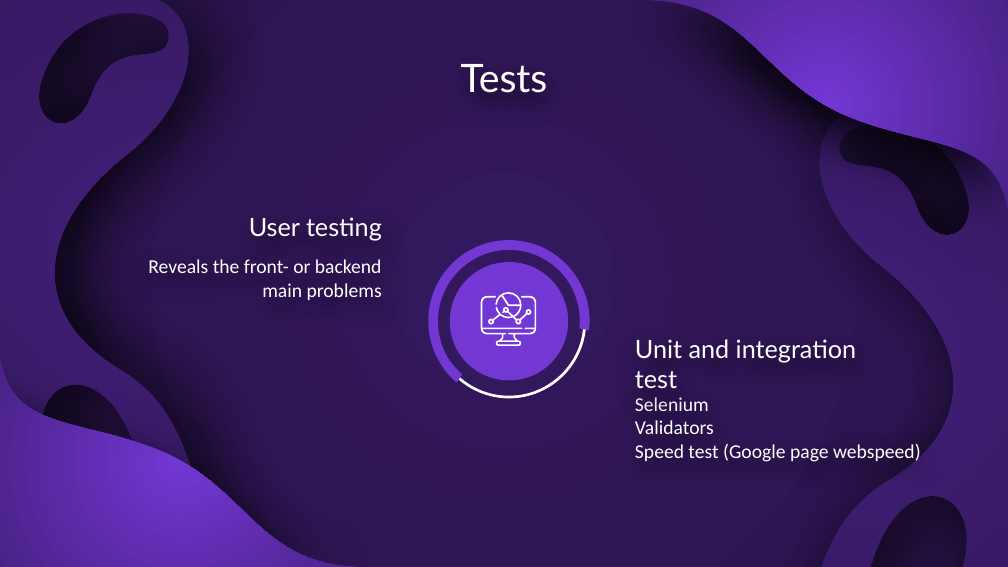
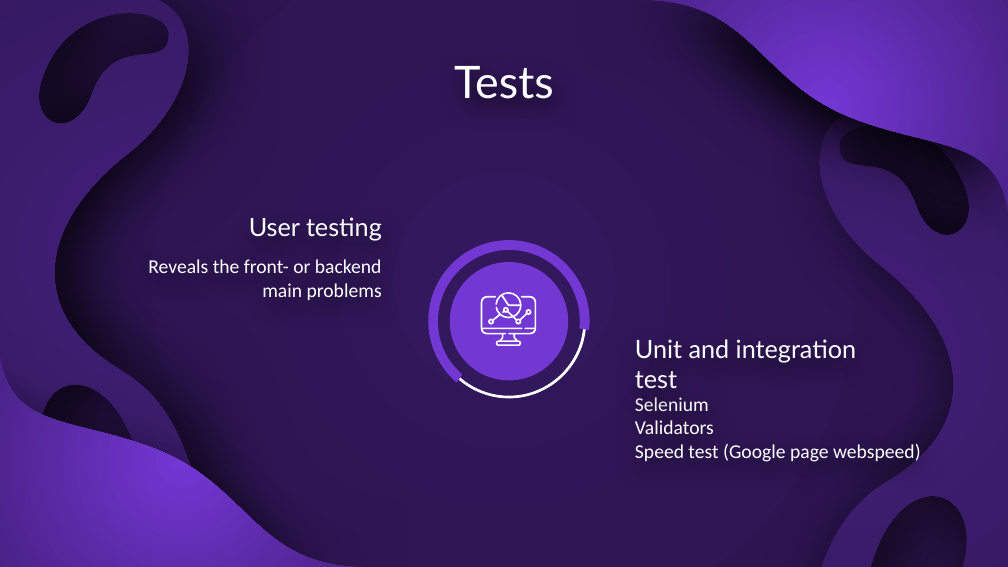
Before and after one commit to SzaboZoltan11/book-shop-website, a slide deck: slide 15 of BookShop_presentation.pptx. Drawn at 1008x567 pixels with LibreOffice and Linux fonts; fonts in the diff are those of the drawing. Boxes give left, top, right and bottom in pixels: in the first picture for what was removed or moved away, otherwise in the second. Text is boxed around its words. In the diff, an @@ line names an element or a change of style, - is before the commit and + after.

```diff
--- a/BookShop_presentation.pptx
+++ b/BookShop_presentation.pptx
@@ title "Tests" at [454, 66, 554, 99]: size 28 to 32 pt @@
```
Also in this commit, not shown: 4 other slides changed.
